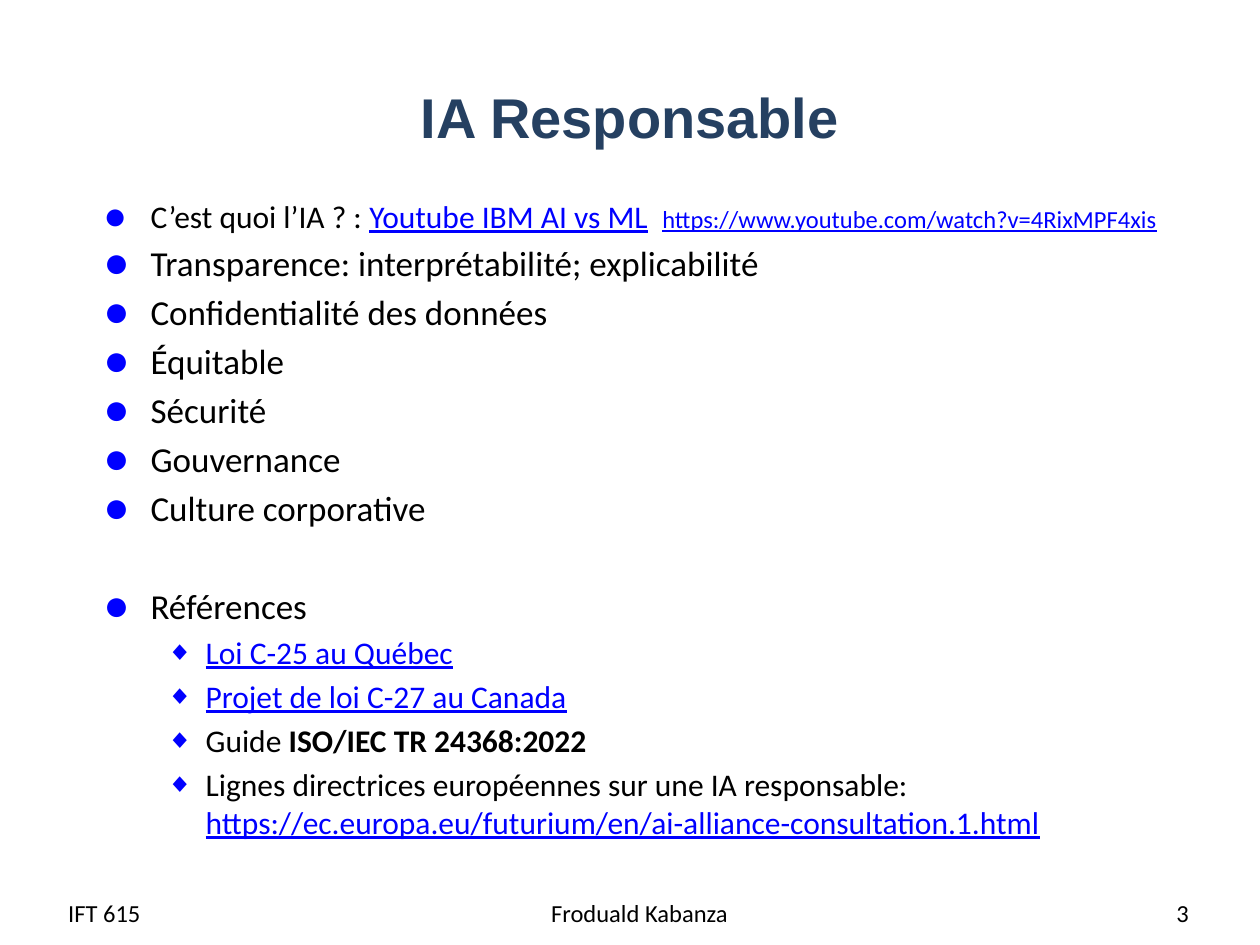
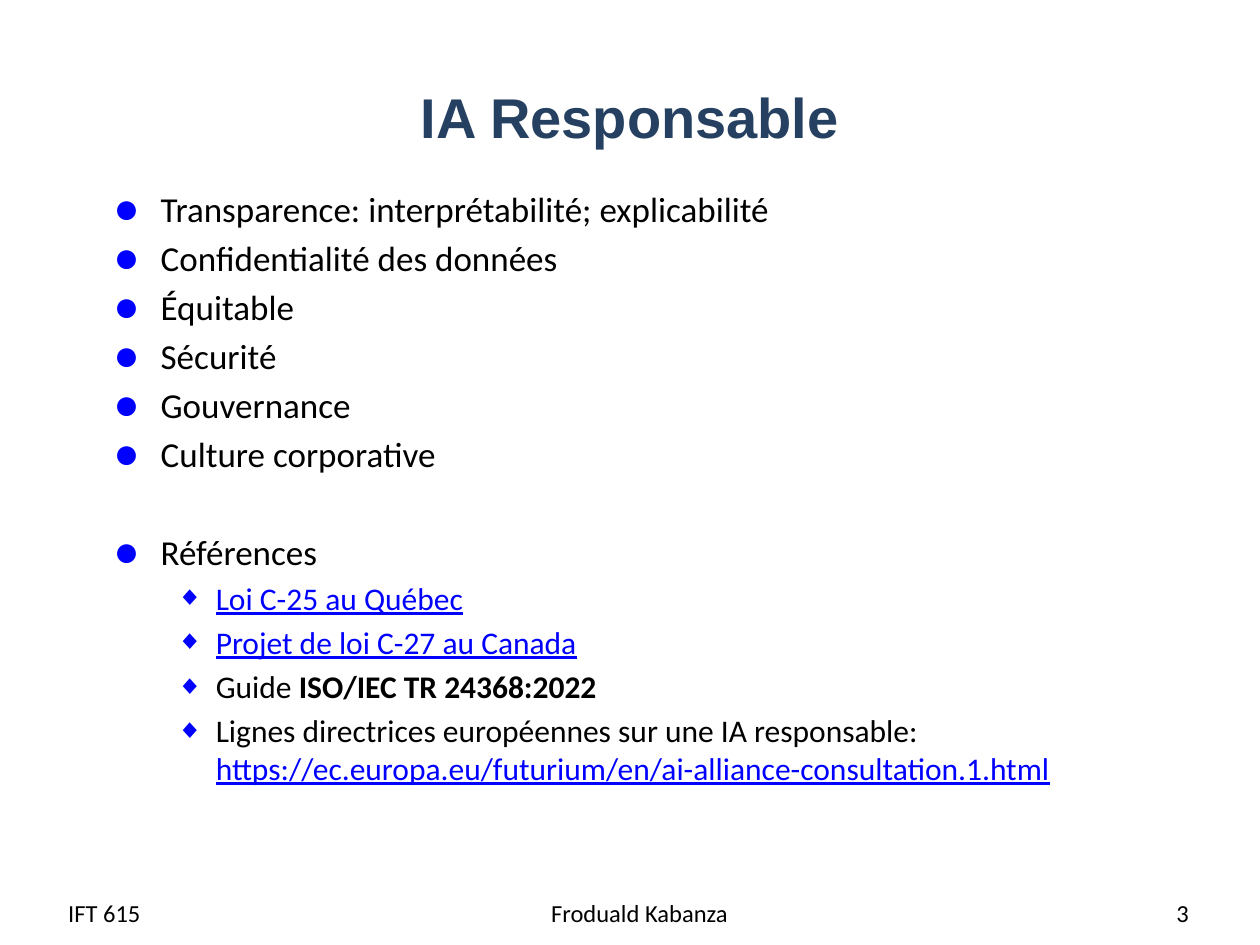
Before and after one commit to djeffkanda/djeffkanda.github.io, a slide deck: slide 3 of ift/assets/slides/ift615-21-IA responsable.pptx. Drawn at 1260x945 pixels with LibreOffice and Linux fonts; fonts in the diff are those of the drawing. Boxes give left, top, right and bottom in pixels: in the first picture for what was removed or moved away, otherwise in the second. Text is boxed around its words. In the diff, an @@ line names an element or a change of style, - is before the commit and + after.

```diff
--- a/ift/assets/slides/ift615-21-IA responsable.pptx
+++ b/ift/assets/slides/ift615-21-IA responsable.pptx
@@ text "Transparence: interprétabilité; explicabilité": place and size @@
-text "Transparence: interprétabilité; explicabilité" at (151, 206, 1156, 839)
+text "Transparence: interprétabilité; explicabilité" at (161, 197, 1049, 785)
@@ text at (151, 206, 1156, 233): paragraph removed @@
-● C’est quoi l’IA ? : Youtube IBM AI vs ML https://www.youtube.com/watch?v=4RixMPF4xis
```
Also in this commit, not shown: 2 other slides changed, 4 other files.
